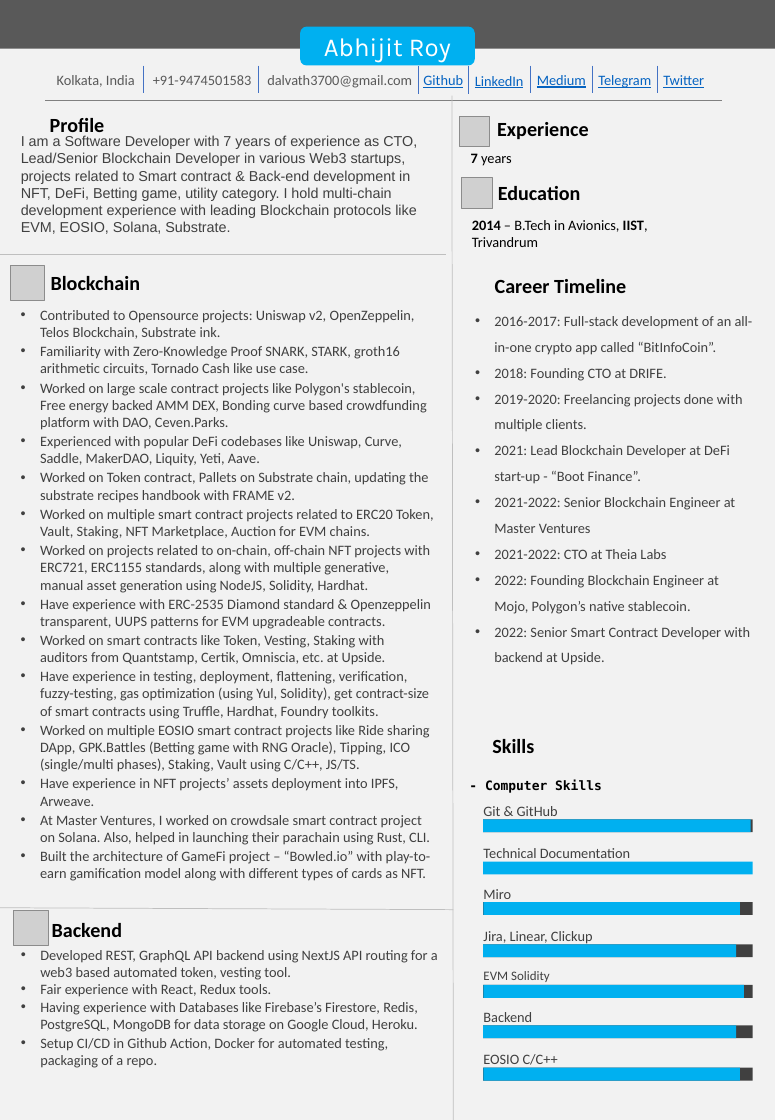
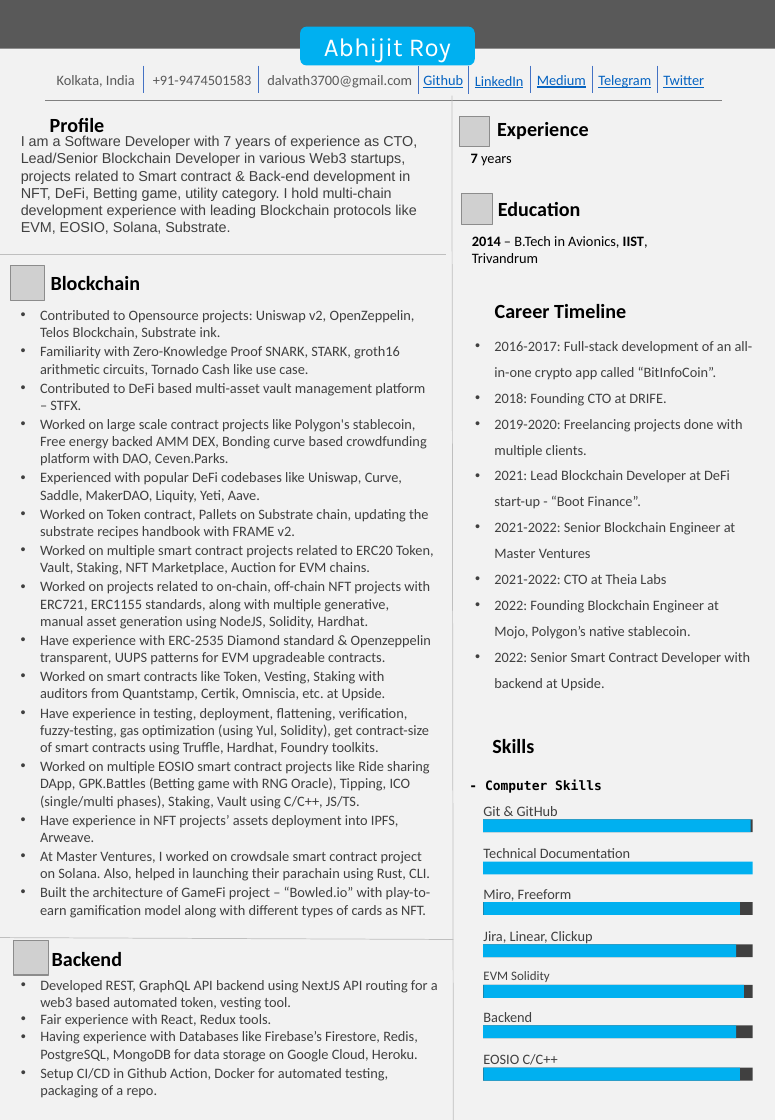
Before and after one commit to abhi3700/my_resume, a slide deck: slide 1 of my_resume.pptx. Drawn at 775x1120 pixels with LibreOffice and Linux fonts; fonts in the diff are those of the drawing; grey boxes stand for pictures; background and template pictures are left out. Boxes give left, top, right and bottom in pixels: in the first picture for what was removed or moved away, otherwise in the second. Text is boxed around its words. In the diff, an @@ line names an element or a change of style, - is before the commit and + after.

Commit message:
CV updated with asset management platform in DeFi

```diff
--- a/my_resume.pptx
+++ b/my_resume.pptx
@@ 2 texts, 1 picture: place and size @@
-2 texts, 1 picture at bbox=[462, 178, 648, 247]
+2 texts, 1 picture at bbox=[462, 193, 648, 263]
@@ text "Career Timeline": place and size @@
-text "Career Timeline" at bbox=[495, 279, 626, 293]
+text "Career Timeline" at bbox=[495, 304, 626, 318]
@@ text "2016-2017: Full-stack development of an ...": place and size @@
-text "2016-2017: Full-stack development of an ..." at bbox=[494, 316, 753, 665]
+text "2016-2017: Full-stack development of an ..." at bbox=[494, 341, 753, 691]
@@ text at bbox=[40, 383, 425, 410]: paragraph added @@
+• Contributed to DeFi based multi-asset vault management platform – STFX.
@@ text at bbox=[483, 889, 572, 903]: text changed @@
-Miro
+Miro, Freeform
@@ 2 texts, 1 picture, 1 line: place and size @@
-2 texts, 1 picture, 1 line at bbox=[0, 907, 454, 1068]
+2 texts, 1 picture, 1 line at bbox=[0, 937, 454, 1098]
```
